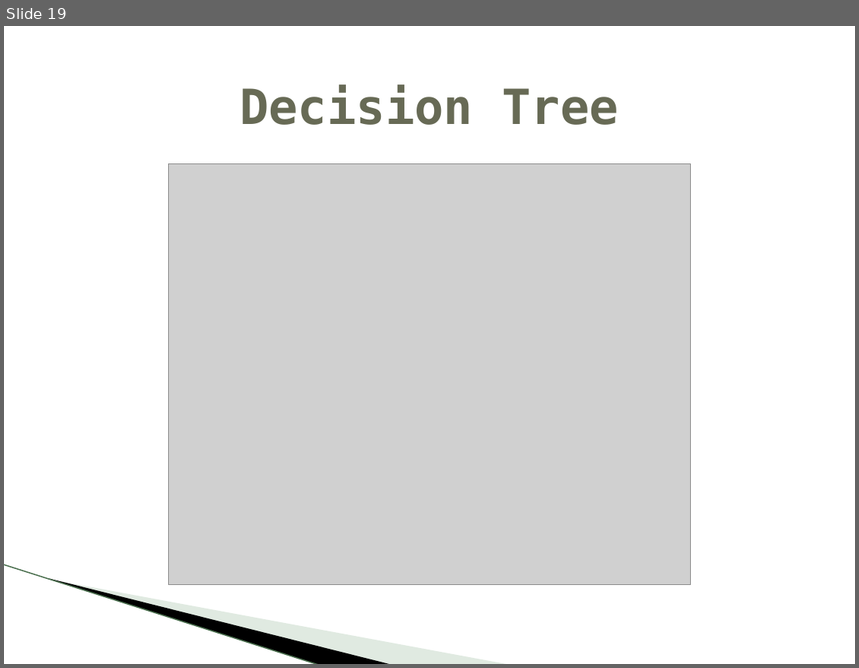
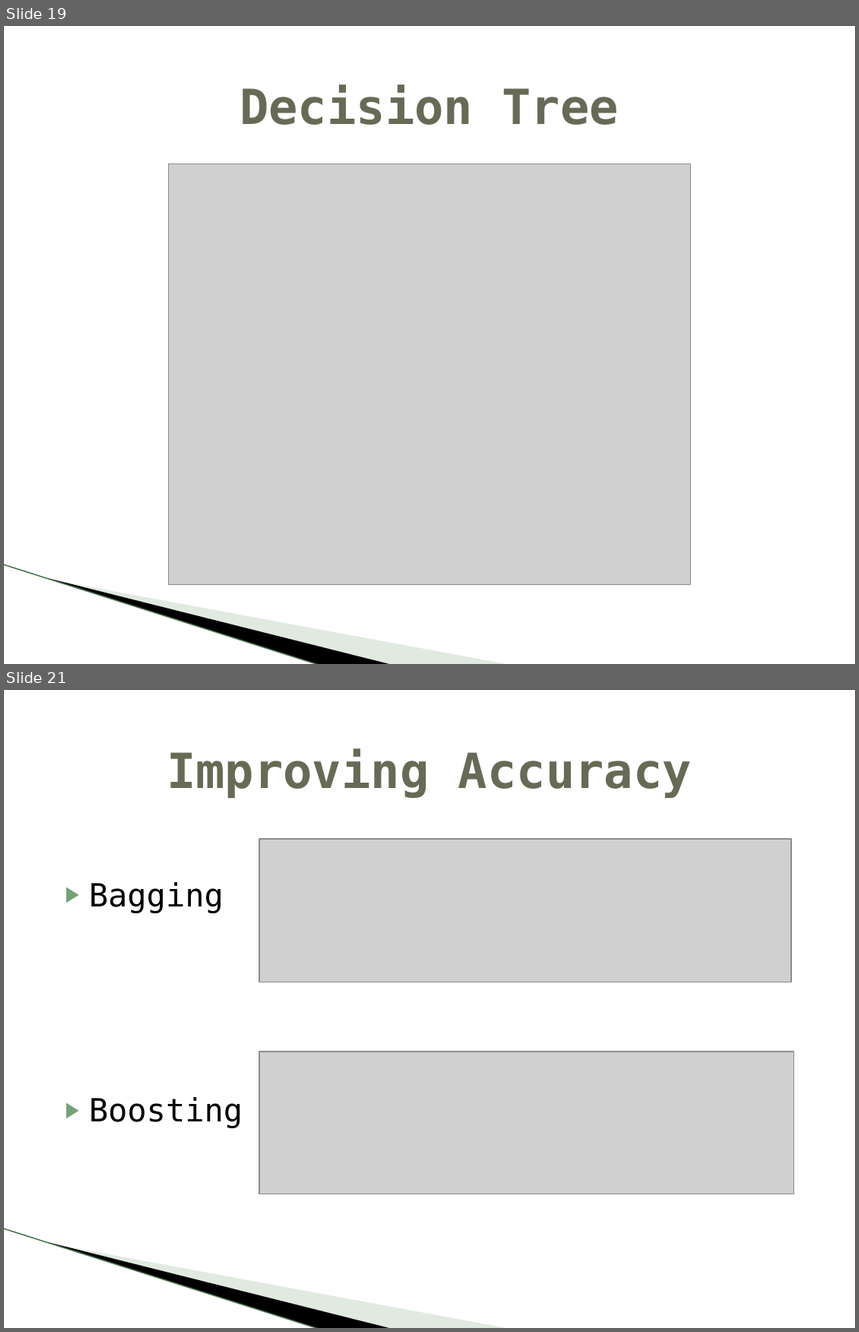
Before and after one commit to crophix/MachineLearning, a slide deck: Detecting Spam Web Pages through Content Analysis.pptx. Shown one above the other, each under a label of ours: slide 19 before the commit, slides 19 and 21 after it; the slides between them are not shown. The pictures are 859x668 and 859x1332 pixels, drawn with LibreOffice and Linux fonts; fonts in the diff are those of the drawing; grey boxes stand for pictures; background and template pictures are left out. Boxes give left, top, right and bottom in pixels: in the first picture for what was removed or moved away, otherwise in the second. Text is boxed around its words. In the diff, an @@ line names an element or a change of style, - is before the commit and + after.

Commit message:
ppt updates

```diff
--- a/Detecting Spam Web Pages through Content Analysis.pptx
+++ b/Detecting Spam Web Pages through Content Analysis.pptx
@@ slide 21 added at box(4, 690, 855, 1328), background #FFFFFF; not listed: 3 template elements that a slide beside it also shows @@
@@ title added at box(167, 749, 692, 798), 41 pt, text #676A55, bold @@
+Improving Accuracy
@@ picture added at box(259, 839, 791, 983) @@
@@ text added at box(89, 882, 243, 1129), 27 pt, text #000000 @@
+▶ Bagging
+▶ Boosting
@@ picture added at box(259, 1052, 794, 1195) @@
```
Also in this commit, not shown: 2 other slides added, 1 slide removed.
